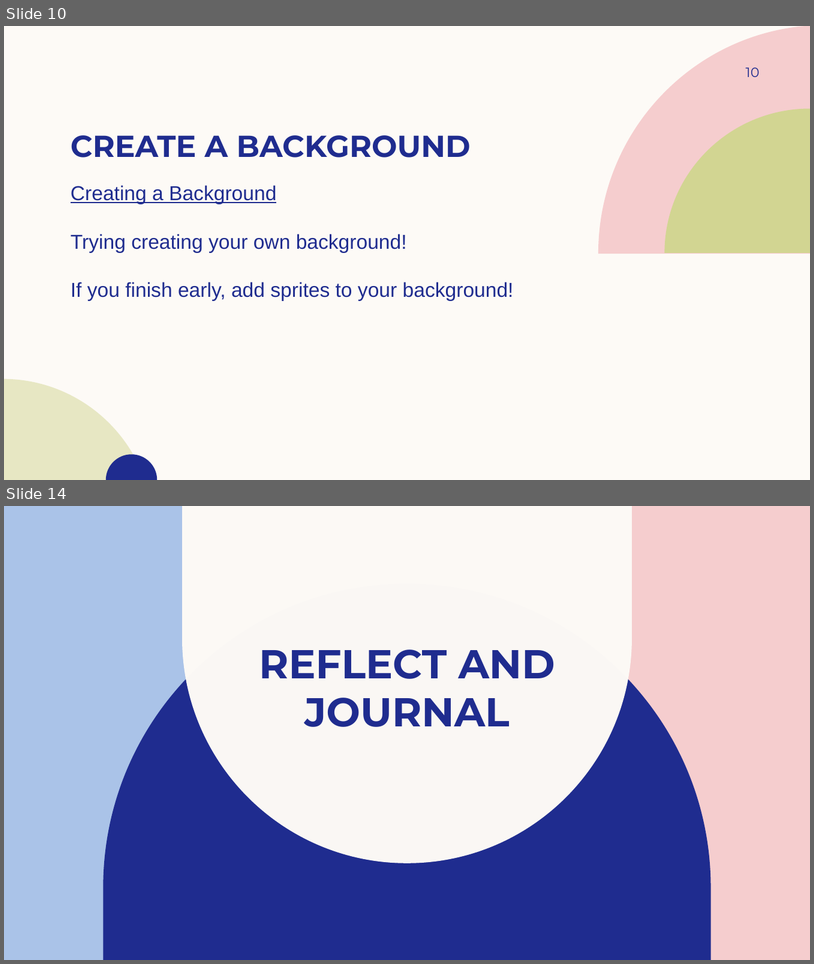
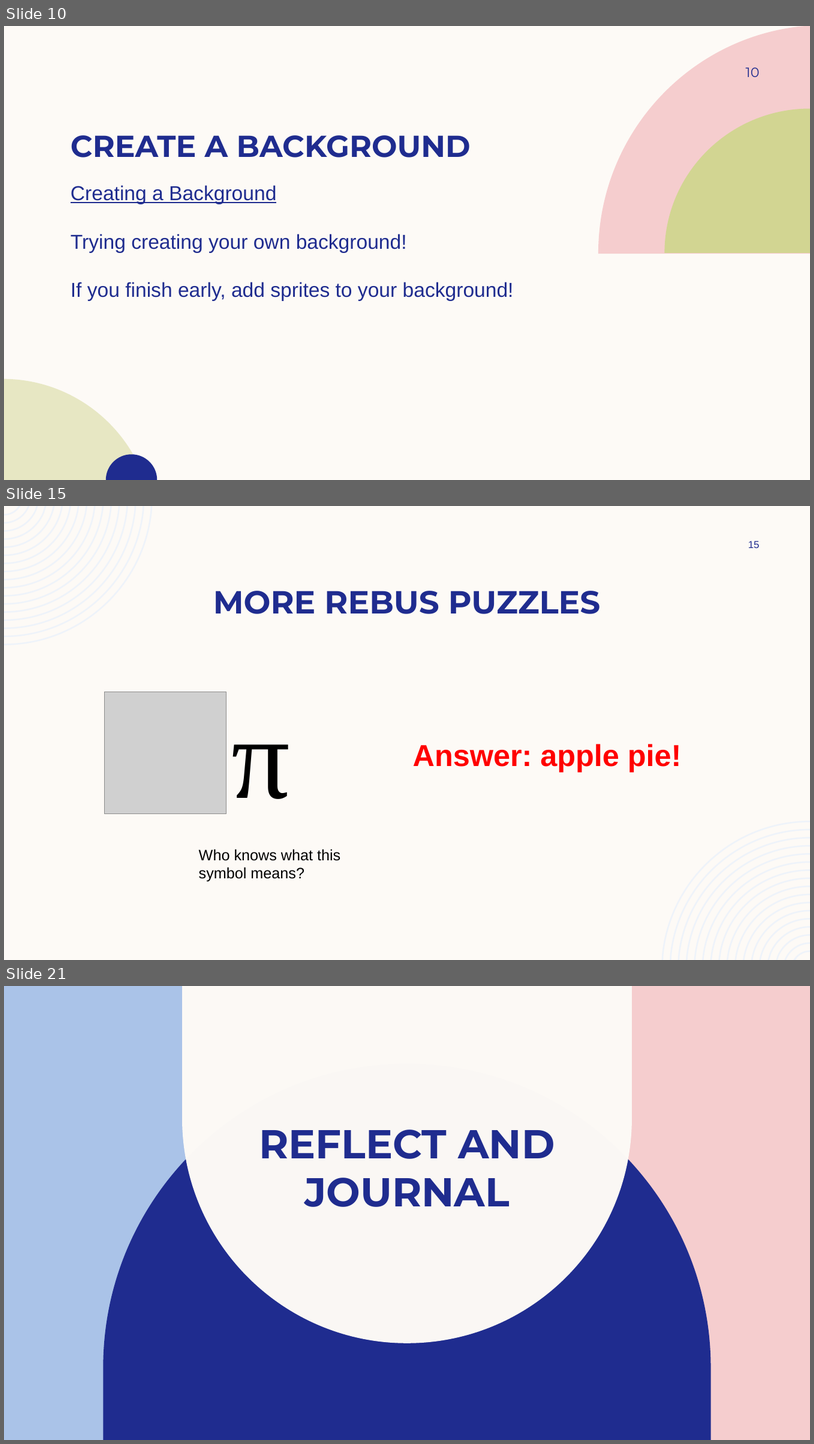
Before and after one commit to coding4girls/summercoding, a slide deck: Week 1 Curriculum.pptx. Shown one above the other, each under a label of ours: slides 10 and 14 before the commit, slides 10, 15 and 21 after it; the slides between them are not shown. The pictures are 814x964 and 814x1444 pixels, drawn with LibreOffice and Linux fonts; fonts in the diff are those of the drawing; grey boxes stand for pictures; background and template pictures are left out. Boxes give left, top, right and bottom in pixels: in the first picture for what was removed or moved away, otherwise in the second. Text is boxed around its words. In the diff, an @@ line names an element or a change of style, - is before the commit and + after.

```diff
--- a/Week 1 Curriculum.pptx
+++ b/Week 1 Curriculum.pptx
@@ slide 15 added at [4, 506, 810, 960], background #FDFAF6 @@
@@ freeform shape added at [4, 506, 152, 645], fill #EEF3FA @@
@@ page number added at [749, 541, 760, 548], 12 pt, text #1F2C8F @@
+15
@@ title added at [213, 591, 600, 614], 38 pt, text #1F2C8F, bold @@
+MORE REBUS PUZZLES
@@ picture added at [104, 692, 226, 813] @@
@@ text added at [232, 744, 290, 799], 138 pt, text #000000 @@
+π
@@ text added at [413, 744, 682, 772], 36 pt, text #FF0000, bold @@
+Answer: apple pie!
@@ freeform shape added at [662, 820, 810, 960], fill #EEF3FA @@
@@ text added at [199, 849, 341, 882], 18 pt, text #000000 @@
+Who knows what this symbol means?
@@ what was slide 14 is now slide 21 @@
```
Also in this commit, not shown: 5 slides changed, 7 other slides added, 1 slide removed.
